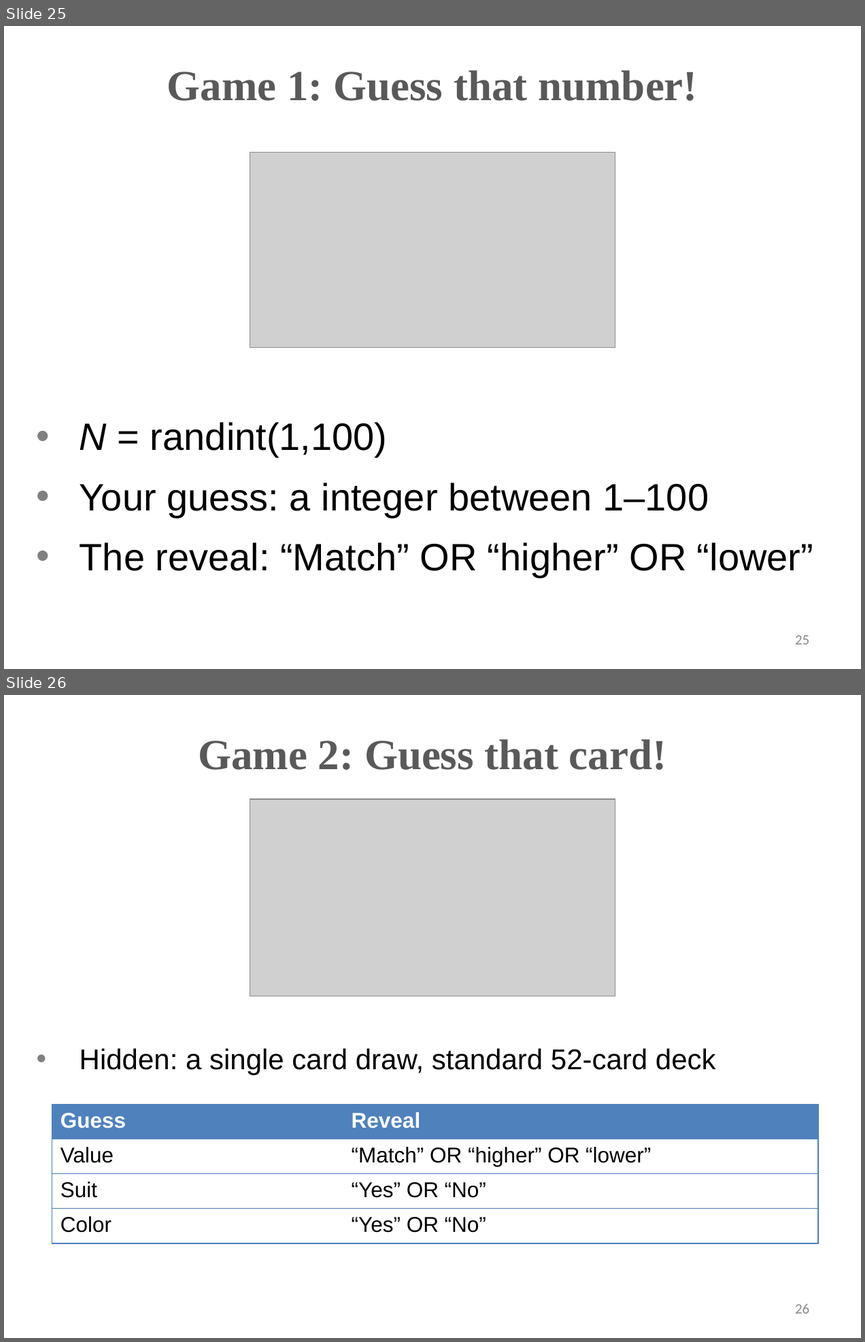
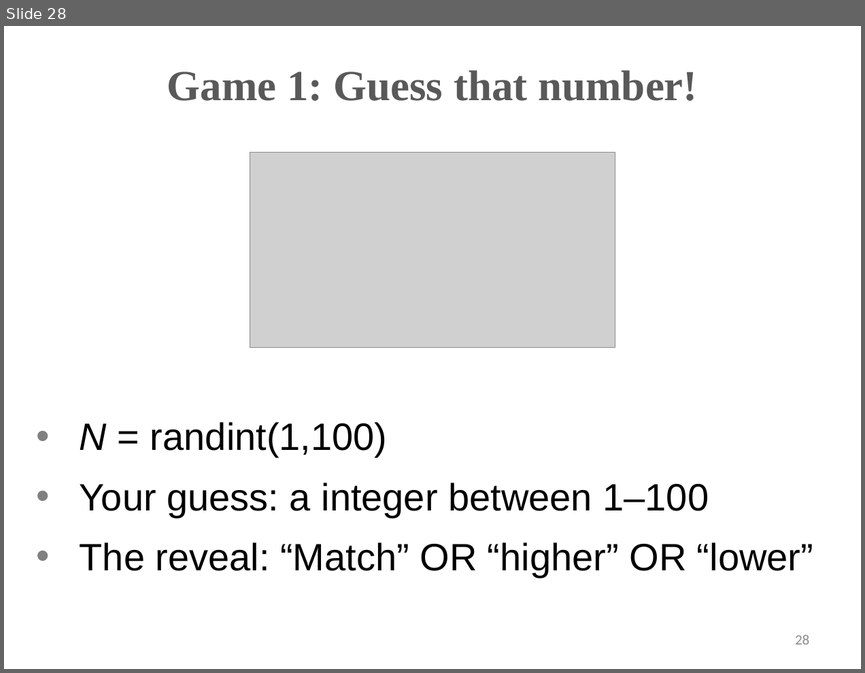
Before and after one commit to beliveau-lab/gen575, a slide deck: lectures/2.Information.Theory.pptx. Shown one above the other, each under a label of ours: slides 25 and 26 before the commit, slide 28 after it. The pictures are 865x1342 and 865x673 pixels, drawn with LibreOffice and Linux fonts; fonts in the diff are those of the drawing; grey boxes stand for pictures. Boxes give left, top, right and bottom in pixels: in the first picture for what was removed or moved away, otherwise in the second. Text is boxed around its words. In the diff, an @@ line names an element or a change of style, - is before the commit and + after.

```diff
--- a/lectures/2.Information.Theory.pptx
+++ b/lectures/2.Information.Theory.pptx
@@ slide 26 removed at [4, 695, 861, 1338], background #FFFFFF @@
@@ text removed at [198, 739, 666, 770] @@
-Game 2: Guess that card!
@@ picture removed at [250, 798, 615, 996] @@
@@ text removed at [79, 1048, 716, 1075] @@
-• Hidden: a single card draw, standard 52-card deck
@@ table removed at [52, 1104, 819, 1242], 4 rows, 2 columns @@
-Guess | Reveal
-Value | “Match” OR “higher” OR “lower”
-Suit | “Yes” OR “No”
-Color | “Yes” OR “No”
@@ page number removed at [795, 1304, 809, 1313] @@
-26
@@ what was slide 25 is now slide 28 @@
@@ page number at [795, 635, 809, 644]: text changed @@
-25
+28
```
Also in this commit, not shown: 3 slides changed, 4 slides added.
